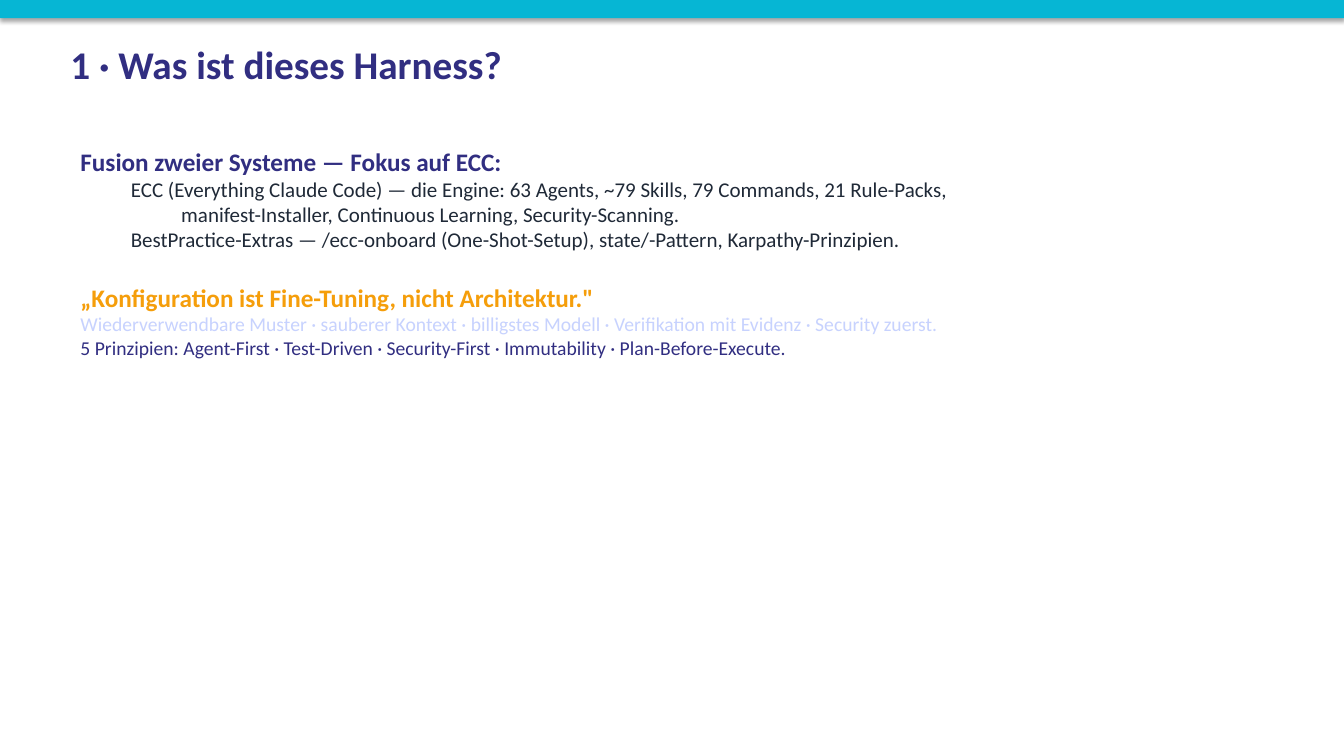
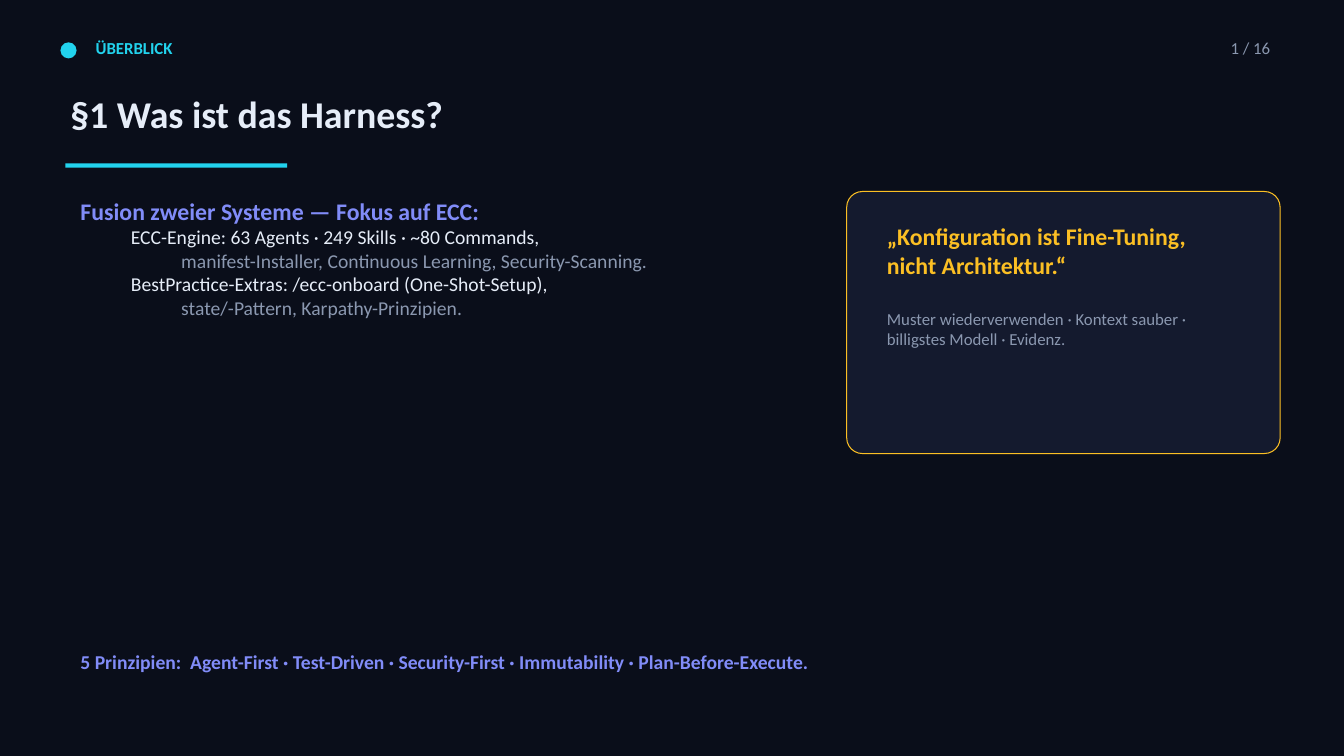
Before and after one commit to Paulee8155/Claude-Code-BestPractice, a slide deck: slide 2 of docs/ECC-Harness-Guide.de.pptx. Drawn at 1344x756 pixels with LibreOffice and Linux fonts; fonts in the diff are those of the drawing. Boxes give left, top, right and bottom in pixels: in the first picture for what was removed or moved away, otherwise in the second. Text is boxed around its words. In the diff, an @@ line names an element or a change of style, - is before the commit and + after.

```diff
--- a/docs/ECC-Harness-Guide.de.pptx
+++ b/docs/ECC-Harness-Guide.de.pptx
@@ background #FFFFFF to #0A0E1A @@
@@ rectangle removed at <box>0,0,1344,18</box> @@
@@ ellipse added at <box>60,42,77,58</box>, fill #22D3EE @@
@@ text added at <box>96,41,173,54</box>, 12 pt, text #22D3EE, bold @@
+ÜBERBLICK
@@ text added at <box>1231,42,1270,54</box>, 12 pt, text #8B98B0 @@
+1 / 16
@@ text at <box>70,101,443,130</box>: text changed; size 28 to 27 pt; text colour #312E81 to #E6EDF8 @@
-1 · Was ist dieses Harness?
+§1 Was ist das Harness?
@@ rectangle added at <box>66,163,287,167</box>, fill #22D3EE @@
@@ text "Fusion zweier Systeme — Fokus ...": place and size @@
-text "Fusion zweier Systeme — Fokus ..." at <box>80,153,946,359</box>
+text "Fusion zweier Systeme — Fokus ..." at <box>80,203,647,318</box>
@@ text at <box>80,203,647,272</box>: size 18 to 17 pt, text colour #312E81 to #818CF8 in "Fusion zweier Systeme — Fokus auf ECC:"; size 15 to 14 pt, text colour #1F2937 to #8B98B0 in "manifest-Installer, Continuous Learning, Security-Scanning." @@
@@ rounded rectangle added at <box>847,192,1280,454</box>, fill #141A2E, outline #FBBF24 0.75 pt @@
@@ text at <box>131,230,540,248</box>: text changed; size 15 to 14 pt; text colour #1F2937 to #E6EDF8 @@
-  ECC (Everything Claude Code) — die Engine: 63 Agents, ~79 Skills, 79 Commands, 21 Rule-Packs,
+  ECC-Engine: 63 Agents · 249 Skills · ~80 Commands,
@@ text added at <box>887,228,1186,348</box>, 12 pt, text #8B98B0 @@
+„Konfiguration ist Fine-Tuning,
+nicht Architektur.“
+Muster wiederverwenden · Kontext sauber · billigstes Modell · Evidenz.
@@ text at <box>131,277,547,318</box>: text changed; text colour #C7D2FE to #E6EDF8 @@
-  BestPractice-Extras — /ecc-onboard (One-Shot-Setup), state/-Pattern, Karpathy-Prinzipien.
-„Konfiguration ist Fine-Tuning, nicht Architektur."
-Wiederverwendbare Muster · sauberer Kontext · billigstes Modell · Verifikation mit Evidenz · Security zuerst.
-5 Prinzipien: Agent-First · Test-Driven · Security-First · Immutability · Plan-Before-Execute.
+  BestPractice-Extras: /ecc-onboard (One-Shot-Setup),
+    state/-Pattern, Karpathy-Prinzipien.
@@ text added at <box>80,655,808,673</box>, 14 pt, text #818CF8, bold @@
+5 Prinzipien: Agent-First · Test-Driven · Security-First · Immutability · Plan-Before-Execute.
```
Also in this commit, not shown: 12 other slides changed, 4 slides added, 1 slide removed, 5 other files.
